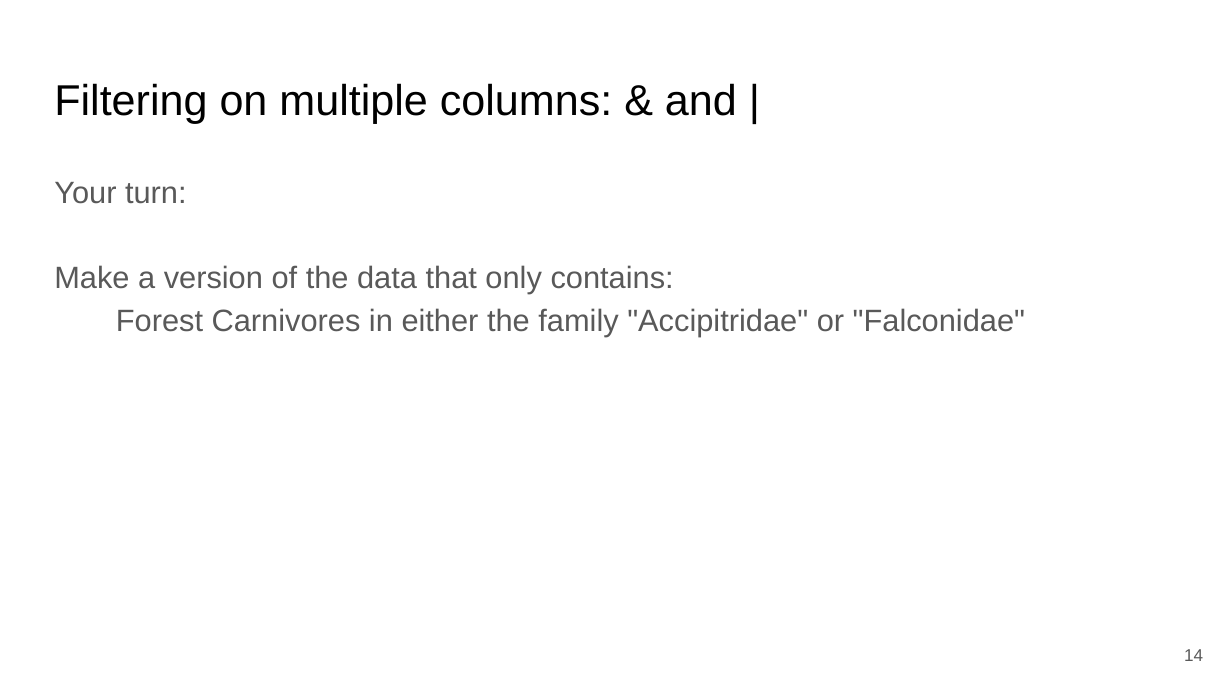
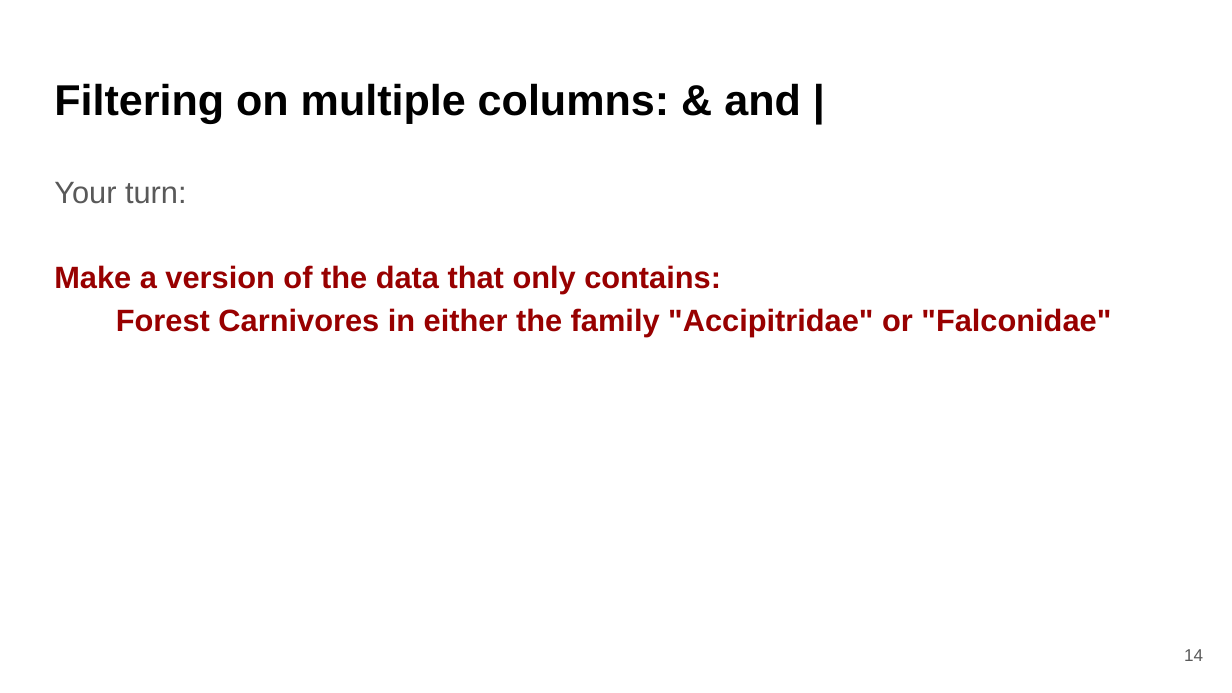
Before and after one commit to bmaitner/biometry_course, a slide deck: slide 14 of lectures/Lecture_07_tidyverse.pptx. Drawn at 1232x693 pixels with LibreOffice and Linux fonts; fonts in the diff are those of the drawing. Boxes give left, top, right and bottom in pixels: in the first picture for what was removed or moved away, otherwise in the second. Text is boxed around its words. In the diff, an @@ line names an element or a change of style, - is before the commit and + after.

```diff
--- a/lectures/Lecture_07_tidyverse.pptx
+++ b/lectures/Lecture_07_tidyverse.pptx
@@ title "Filtering on multiple columns: & ..." at [54,83,801,123]: bold on @@
@@ text at [54,265,1111,336]: text colour #595959 to #980000, bold on @@
```
Also in this commit, not shown: 27 other slides changed, 6 slides added, 1 slide removed, 1 other file.
